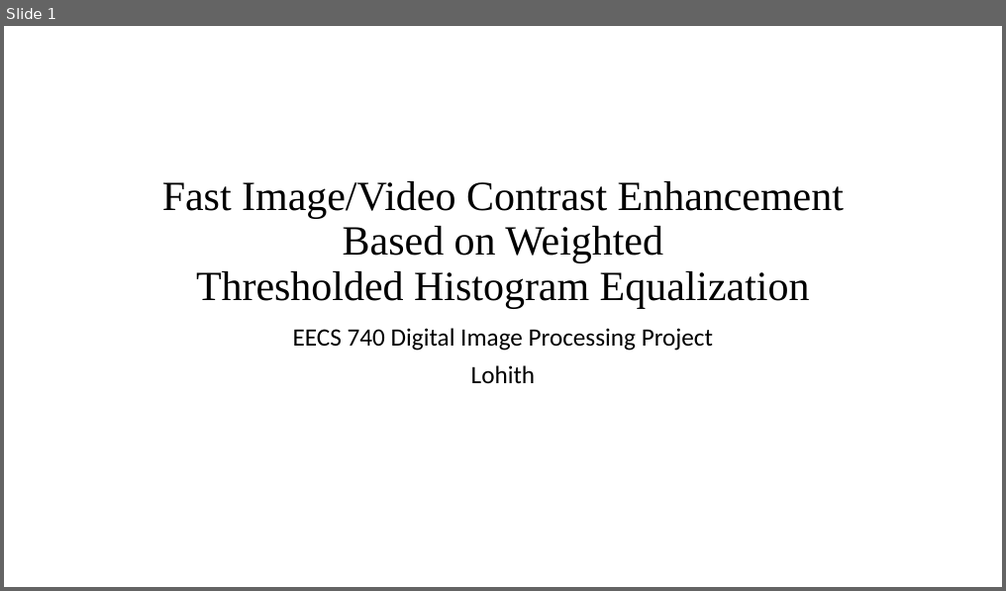
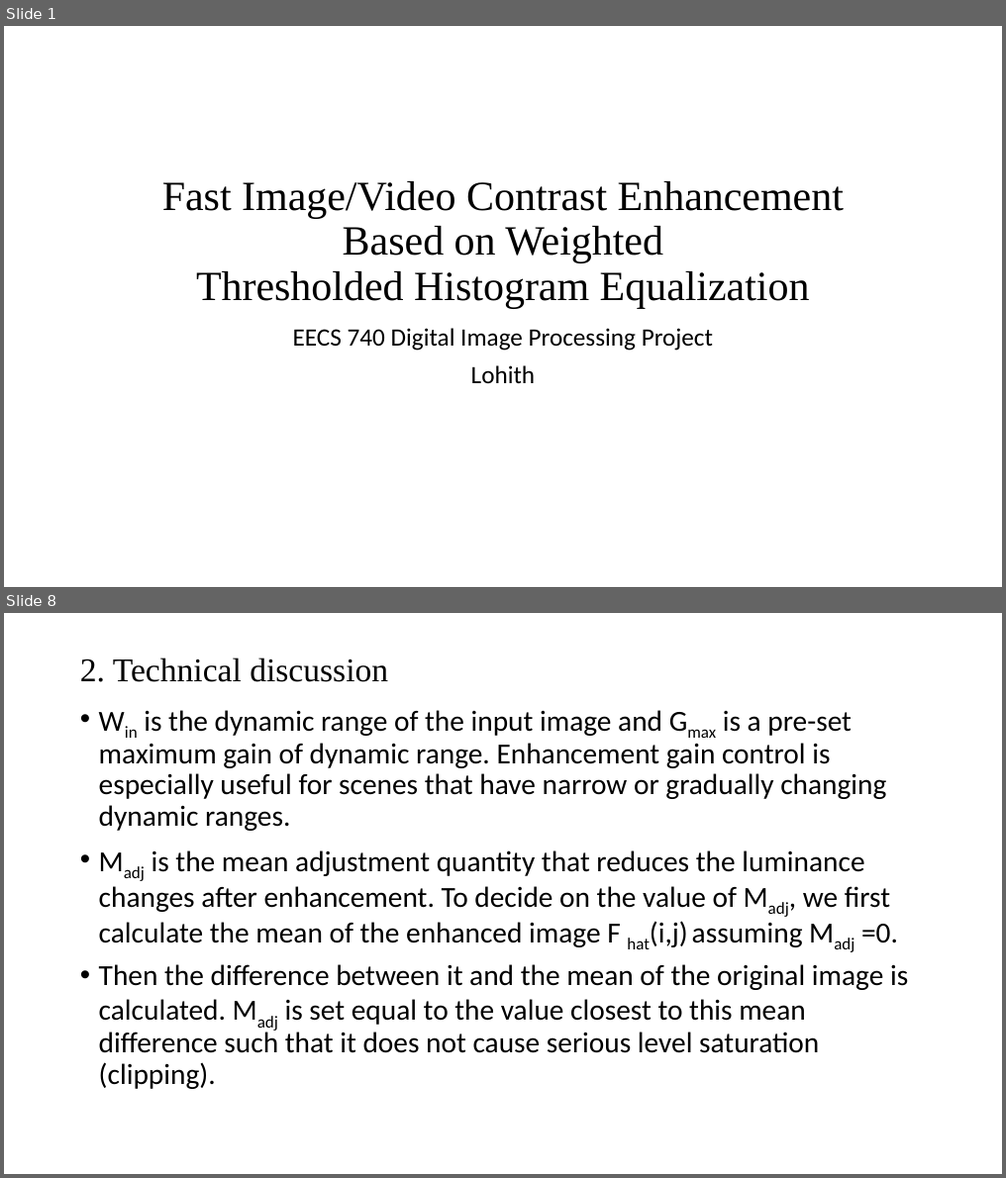
Before and after one commit to lohith921/DIP, a slide deck: Project/Presentation.pptx. Shown one above the other, each under a label of ours: slide 1 before the commit, slides 1 and 8 after it; the slides between them are not shown. The pictures are 1006x591 and 1006x1178 pixels, drawn with LibreOffice and Linux fonts; fonts in the diff are those of the drawing. Boxes give left, top, right and bottom in pixels: in the first picture for what was removed or moved away, otherwise in the second. Text is boxed around its words. In the diff, an @@ line names an element or a change of style, - is before the commit and + after.

Commit message:
Technical discussion has been updated

```diff
--- a/Project/Presentation.pptx
+++ b/Project/Presentation.pptx
@@ slide 8 added at [4, 613, 1002, 1174], background #FFFFFF @@
@@ title added at [80, 658, 388, 682], 32 pt, text #000000 @@
+2. Technical discussion
@@ text added at [99, 710, 908, 1089], 28 pt, text #000000 @@
+• Win is the dynamic range of the input image and Gmax is a pre-set maximum gain of dynamic range. Enhancement gain control is especially useful for scenes that have narrow or gradually changing dynamic ranges.
+• Madj is the mean adjustment quantity that reduces the luminance changes after enhancement. To decide on the value of Madj, we first calculate the mean of the enhanced image F hat(i,j) assuming Madj =0.
+• Then the difference between it and the mean of the original image is calculated. Madj is set equal to the value closest to this mean difference such that it does not cause serious level saturation (clipping).
```
Also in this commit, not shown: 3 slides changed, 3 other slides added, 1 slide removed.
